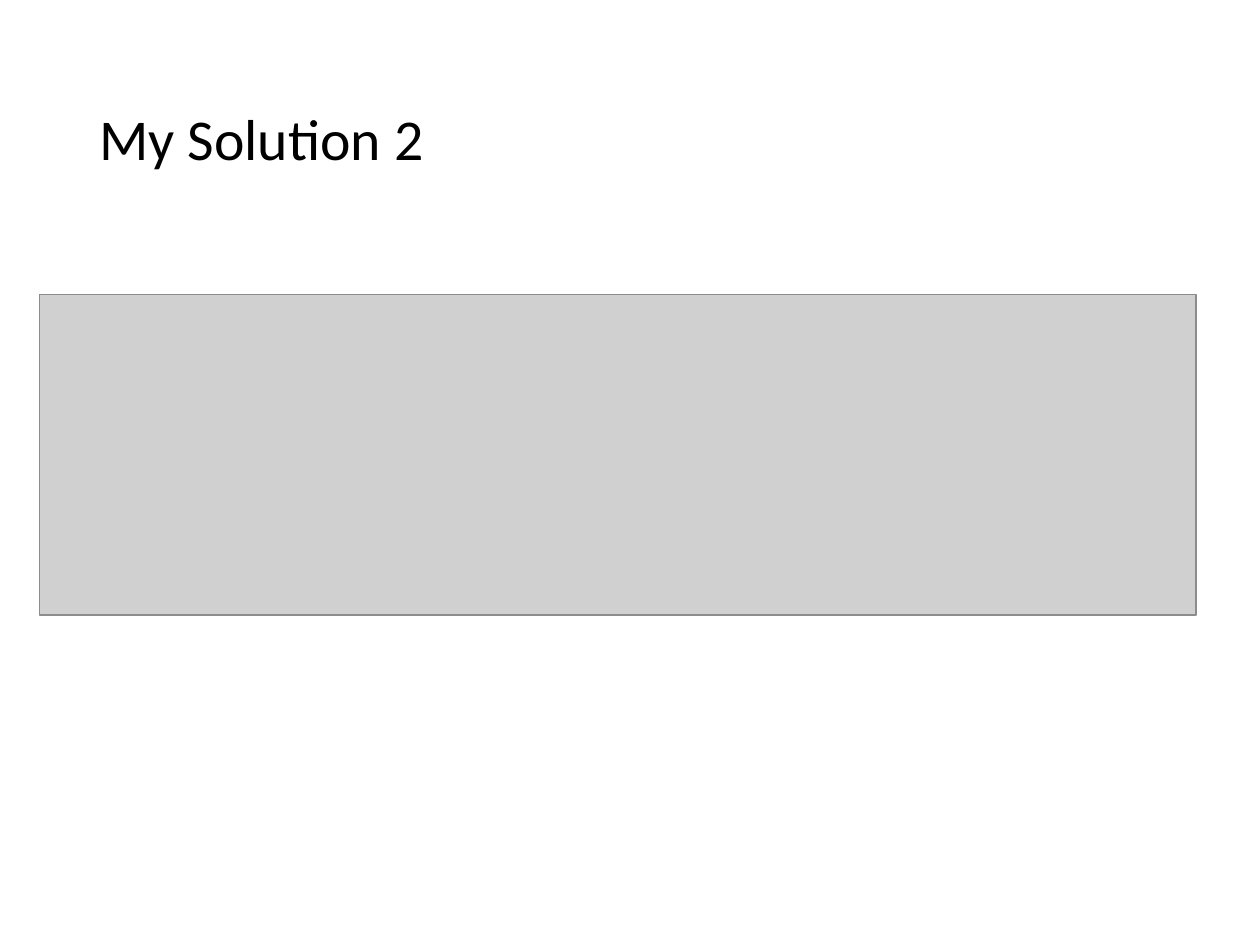
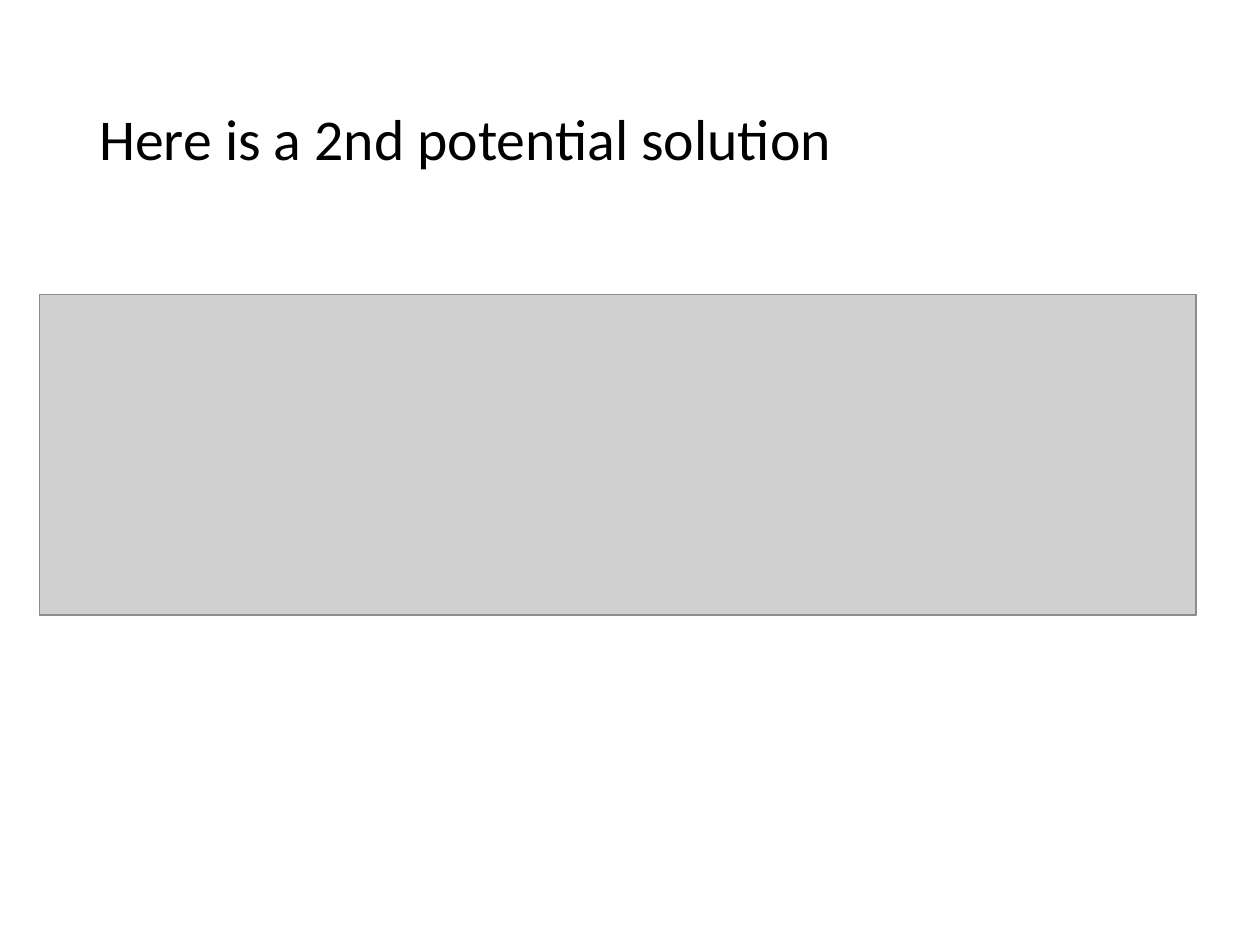
Before and after one commit to RHIT-CSSE/csse220, a slide deck: slide 36 of ClassMaterials/SETechniques/Slides/SoftwareEngineeringTechniques.pptx (slide 31 before the commit). Drawn at 1260x945 pixels with LibreOffice and Linux fonts; fonts in the diff are those of the drawing; grey boxes stand for pictures. Boxes give left, top, right and bottom in pixels: in the first picture for what was removed or moved away, otherwise in the second. Text is boxed around its words. In the diff, an @@ line names an element or a change of style, - is before the commit and + after.

```diff
--- a/ClassMaterials/SETechniques/Slides/SoftwareEngineeringTechniques.pptx
+++ b/ClassMaterials/SETechniques/Slides/SoftwareEngineeringTechniques.pptx
@@ title at bbox=[99, 120, 830, 170]: text changed @@
-My Solution 2
+Here is a 2nd potential solution
```
Also in this commit, not shown: 12 other slides changed, 7 slides added.
